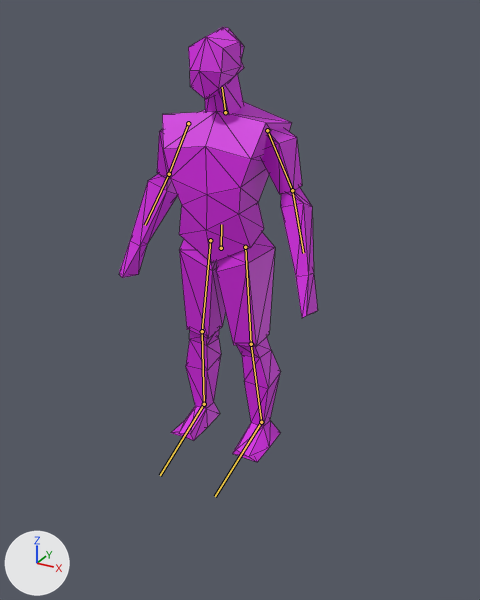
An edit to the glTF model ExtremeWindsuitRacers/lowpollywingmananimreal.glb, drawn before and after from the same camera.
Rendered twice from a 50 mm camera at (1.4, -2.4, 1.94) aimed at (0.06, 0.04, 0.72). Arrows for +X, +Y and +Z are at lower left; the lights stay in place. The first picture is the older version. The bones that bend it are drawn over the model as lines. Mesh edges are drawn as thin lines.

Objects in the first picture: 'Body'.
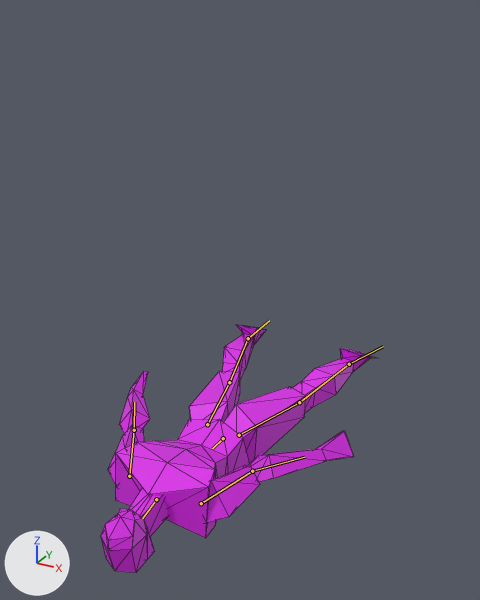
The newer file adds an action. The first version stands in its rest pose; the second is drawn at frame 1 of the action 'ArmatureAction'.

Pixel boxes [x1, y1, x2, y2] of what changed, in the pictures (480 x 600 px):
'Body', posed (38% wider, 43% shorter)
    before: [119, 27, 318, 462]
    after: [101, 325, 377, 573]
bone 'body', root to tip
    before: (221, 248) to (221, 224)
    after: (223, 438) to (212, 448)
bone 'Head', root to tip
    before: (225, 112) to (222, 87)
    after: (156, 499) to (142, 518)
bone 'UpperArm.L', root to tip
    before: (267, 130) to (292, 190)
    after: (201, 503) to (252, 471)
bone 'Thigh.L', root to tip
    before: (245, 247) to (251, 344)
    after: (239, 435) to (299, 402)
bone 'Foot.L', root to tip
    before: (261, 422) to (215, 496)
    after: (349, 364) to (383, 346)
bone 'UpperArm.R', root to tip
    before: (188, 123) to (169, 174)
    after: (129, 476) to (134, 430)
bone 'Thigh.R', root to tip
    before: (210, 240) to (202, 331)
    after: (207, 424) to (229, 382)
bone 'Foot.R', root to tip
    before: (204, 404) to (160, 475)
    after: (248, 338) to (269, 320)

The edits, one by one:
Bone 'body' (bone_body) moves from (0.0, 0.0, 0.0) to (0.004, -0.997, -0.077).
Bone 'body' (bone_body) turns from (0, 0, 0) to (90, 0, 0) degrees about its own x, y and z.
Bone 'Head' (bone_head) turns from (0, 0, 0) to (-2, 0, 0) degrees about its own x, y and z.
Bone 'UpperArm.L' (bone_upperarm_l) turns from (0, 0, 0) to (-18, -32, 14) degrees about its own x, y and z.
Bone 'Thigh.L' (bone_thigh_l) turns from (0, 0, 0) to (10, 1, -1) degrees about its own x, y and z.
Bone 'Foot.L' (bone_foot_l) turns from (0, 0, 0) to (10, -8, 59) degrees about its own x, y and z.
Bone 'UpperArm.R' (bone_upperarm_r) turns from (0, 0, 0) to (-18, 32, -14) degrees about its own x, y and z.
Bone 'Thigh.R' (bone_thigh_r) turns from (0, 0, 0) to (10, -1, 1) degrees about its own x, y and z.
Bone 'Foot.R' (bone_foot_r) turns from (0, 0, 0) to (10, 8, -59) degrees about its own x, y and z.
